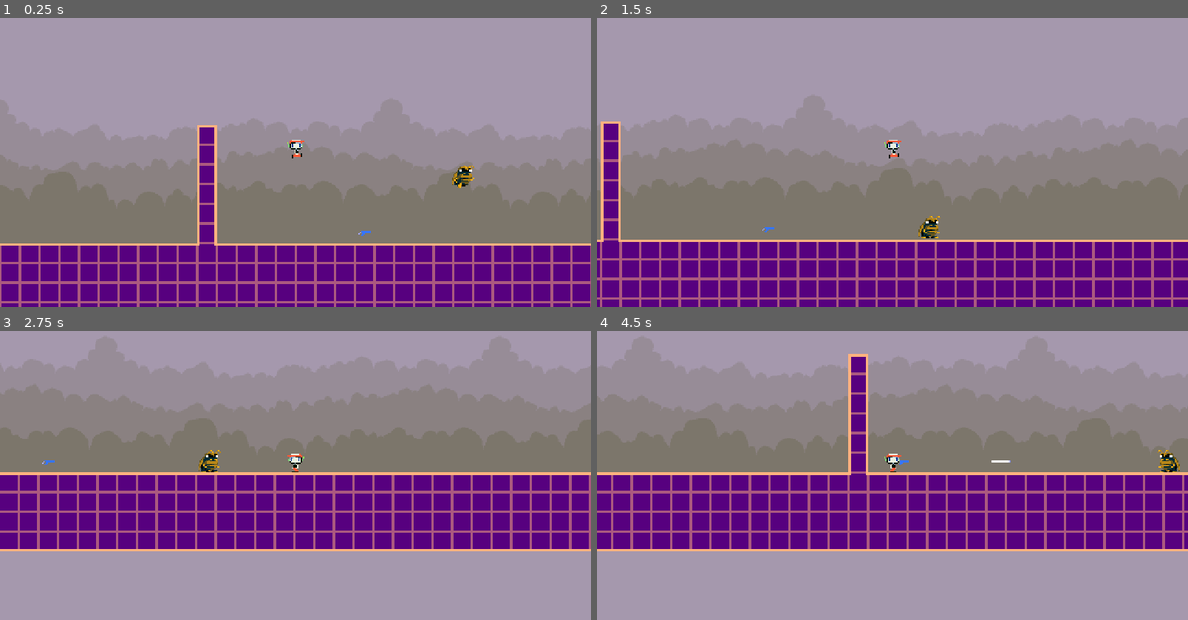
Above: before the commit, frames 1-4 (two rows, left to right).
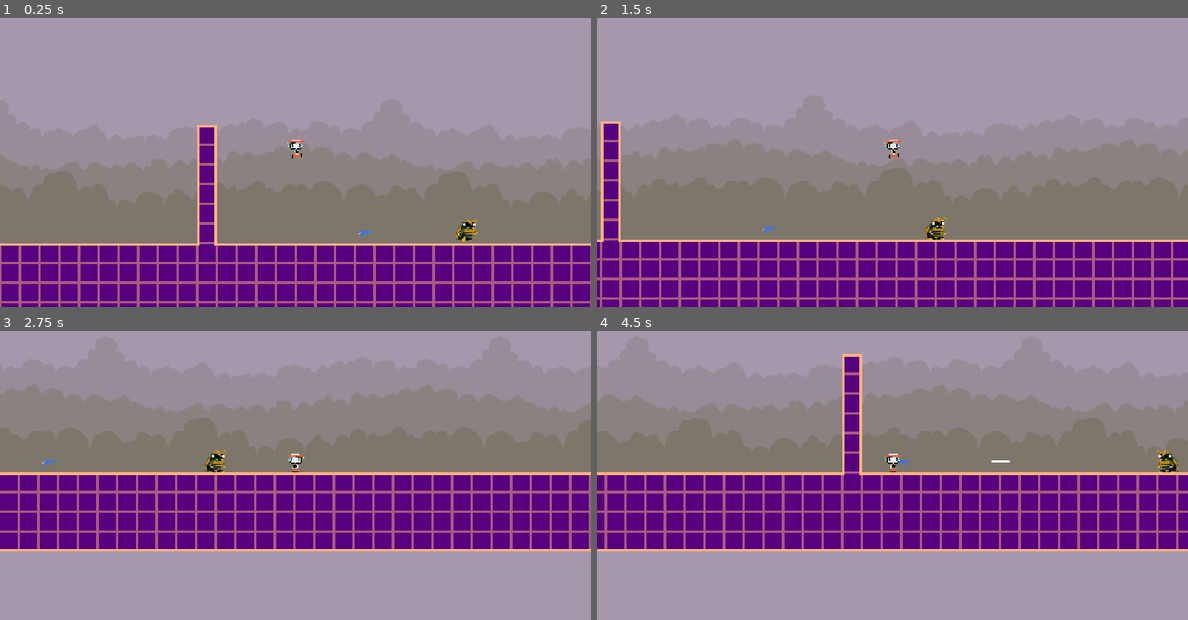
Above: after the commit, the same moments.

Repository: yashparab17/skyventure-revamped
Game: Godot game, scene res://scenes/areas/area_1.tscn
The game is run twice, just before and just after one commit, with the same random seed, the same clock (stepped at 60 frames per second) and the same inputs.
Inputs:
- Up to frame 1 (0.25 s): no input
- Up to frame 2 (1.5 s): hold D (move_right) from 0.53 s (still down); tap Z (shoot) at 0.6, 1.35 s; tap Space (jump) at 0.77 s
- Up to frame 3 (2.75 s): tap Space (jump) at 1.52 s; release D (move_right) at 2.03 s; hold A (move_left) from 2.03 s (still down); tap Z (shoot) at 2.1 s
- Up to frame 4 (4.5 s): tap Z (shoot) at 2.85, 3.6, 4.35 s; tap Space (jump) at 3.02, 3.77 s; release A (move_left) at 4.28 s; hold D (move_right) from 4.28 s (still down)

The runs differ from the first frame. In frame 1, 0.4% of the frame differs, in the area x 76-81%, y 51-78%; in frame 2, 0.3%; in frame 3, 0.2%; in frame 4, 7.1%, in the area x 1-100%, y 7-76%.

Commit message:
Dynamically generated patrol points.

Diff:
--- a/scenes/areas/area_1.tscn
+++ b/scenes/areas/area_1.tscn
@@ -405,9 +405,8 @@
 [node name="Player" parent="." instance=ExtResource("2_natpb")]
 position = Vector2(240, 120)
 
-[node name="Roach" parent="." node_paths=PackedStringArray("patrol_points") instance=ExtResource("3_cj633")]
-position = Vector2(368, 144)
-patrol_points = NodePath("PatrolPoints")
+[node name="Roach" parent="." instance=ExtResource("3_cj633")]
+position = Vector2(368, 208)
 
 [node name="PatrolPoints" type="Node2D" parent="Roach"]
 
--- a/scripts/characters/enemies/roach.gd
+++ b/scripts/characters/enemies/roach.gd
@@ -10,9 +10,8 @@
 @export var damage_amount: int = 1
 
 # Patrol system.
-@export var patrol_points: Node # Parent node containing patrol points.
 @export var wait_time: int = 3 # Time to wait at each patrol point.
-var no_of_points: int = 0
+var no_of_points: int = 2
 var point_positions: Array[Vector2] = []
 var current_point_position: int = 0
 
@@ -33,15 +32,16 @@
 var current_state: States = States.idle
 
 func _ready() -> void:
-	# Initializes patrol points.
-	if patrol_points:
-		no_of_points = patrol_points.get_child_count()
-		for point in patrol_points.get_children():
-			point_positions.append(point.global_position)
-	else:
-		print("No patrol points available.")
+	generate_patrol_points()
 
-	timer.wait_time = wait_time # Sets timer wait duration.
+	timer.wait_time = wait_time # Set timer wait duration.
+
+# Generates patrol points at fixed positions relative to the spawn position.
+func generate_patrol_points() -> void:
+	var spawn_position = global_position
+	point_positions.append(spawn_position + Vector2(64, 0)) # First patrol point.
+	point_positions.append(spawn_position + Vector2(-64, 0)) # Second patrol point.
+	no_of_points = point_positions.size()
 
 func _physics_process(delta: float) -> void:
 	apply_gravity(delta)
@@ -57,57 +57,60 @@
 	if !is_on_floor() and current_state != States.death:
 		velocity.y += gravity * delta
 
-# Patrol logic, moving between defined patrol points.
+# Patrol logic, moves between dynamically generated patrol points.
 func roach_patrol(delta: float):
-	if point_positions.is_empty():
+	if point_positions.is_empty() and current_state != States.idle:
 		return
 
 	var target_point = point_positions[current_point_position]
 	direction = (target_point - global_position).normalized()
 
-	# Flips sprite based on movement direction.
+	# Flip sprite based on movement direction.
 	sprite.flip_h = direction.x < 0
 
-	# Moves towards the patrol point.
+	# Move towards the patrol point.
 	velocity.x = move_toward(velocity.x, direction.x * speed, acceleration * delta)
 	current_state = States.walk
 
-	# Stops moving when close enough to the target.
-	if global_position.distance_to(target_point) < 5:
+	# Check if the enemy is close enough to the target point.
+	if global_position.distance_to(target_point) < 2:
+		global_position = target_point
 		can_walk = false
 		velocity.x = 0
 		current_state = States.idle
+		timer.stop()
 		timer.start()
 
 # Resumes movement after waiting at a patrol point.
 func _on_timer_timeout() -> void:
-	can_walk = true
-	current_point_position = (current_point_position + 1) % no_of_points
+	if !can_walk:
+		can_walk = true
+		current_point_position = (current_point_position + 1) % no_of_points
 
 # Handles enemy taking damage when hit by a bullet.
 func _on_hurtbox_area_entered(area: Area2D) -> void:
 	if area.get_parent().has_method("get_damage_amount"):
 		var node = area.get_parent() as Node
-		health_amount -= node.damage_amount # Reduces health based on bullet damage.
+		health_amount -= node.damage_amount # Reduce health based on bullet damage.
 
 		current_state = States.hurt
-		can_walk = false # Stops movement.
+		can_walk = false # Stop movement.
 		velocity.x = 0
 		velocity.y = 0
 		await get_tree().create_timer(0.2).timeout # Brief stun duration.
 
 		if health_amount <= 0:
 			current_state = States.death
-			await anim.animation_finished # Waits for death animation to finish.
+			await anim.animation_finished # Wait for death animation to finish.
 
-			# Spawns the death effect at the enemy's position.
+			# Spawn the death effect at the enemy's position.
 			var entity_death_instance = entity_death.instantiate() as Node2D
 			entity_death_instance.global_position = global_position + sprite.position
 			get_parent().add_child(entity_death_instance)
 
-			queue_free() # Removes the enemy from the scene.
+			queue_free() # Remove the enemy from the scene.
 		else:
-			can_walk = true # Resumes movement if still alive.
+			can_walk = true # Resume movement if still alive.
 
 # Updates animation based on current state.
 func animate_roach():
@@ -123,4 +126,4 @@
 				anim.play("hurt")
 		States.death:
 			if anim.current_animation != "death":
-				anim.play("death", -1, 1, false) # Plays death animation once without looping.
+				anim.play("death", -1, 1, false) # Play death animation once without looping.
